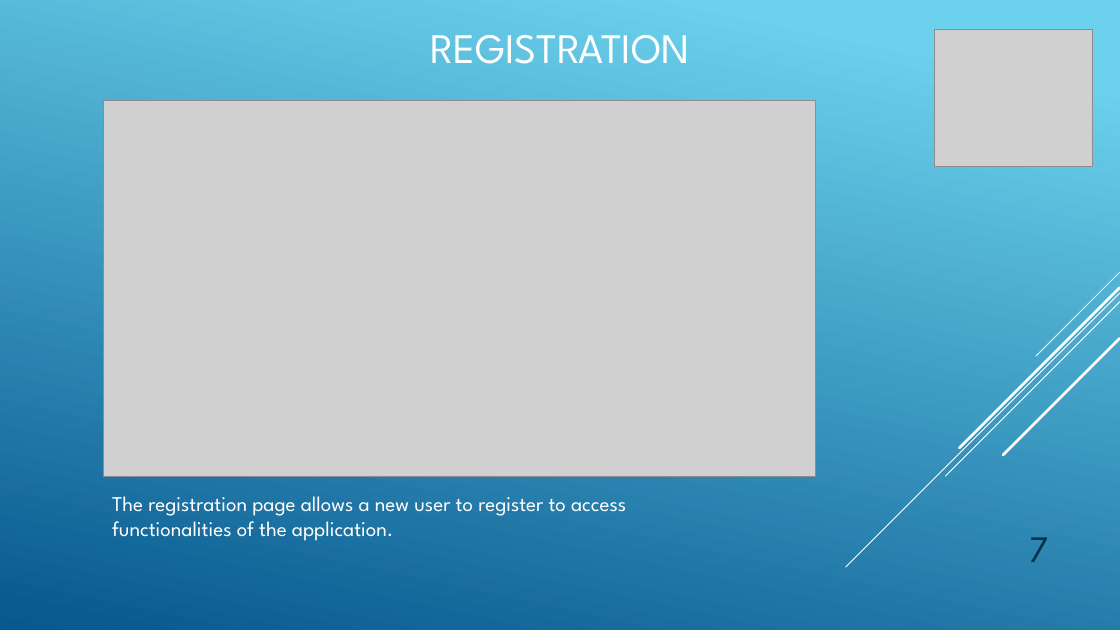
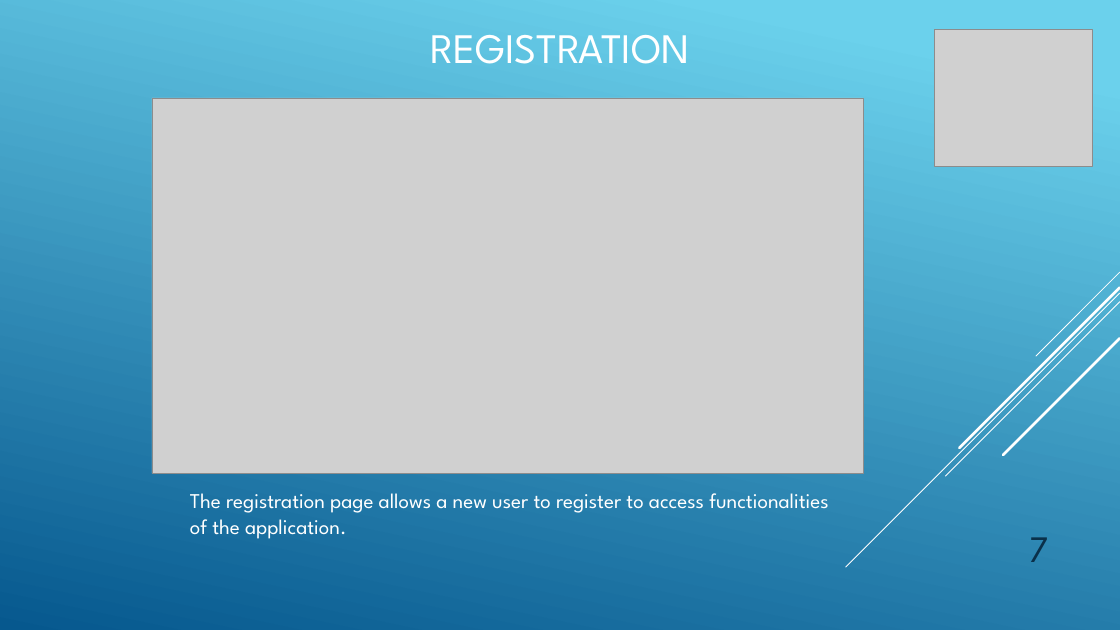
Before and after one commit to abarny/PTDawinSujet13, a slide deck: slide 7 of TeamShare.pptx. Drawn at 1120x630 pixels with LibreOffice and Linux fonts; fonts in the diff are those of the drawing; grey boxes stand for pictures. Boxes give left, top, right and bottom in pixels: in the first picture for what was removed or moved away, otherwise in the second. Text is boxed around its words. In the diff, an @@ line names an element or a change of style, - is before the commit and + after.

```diff
--- a/TeamShare.pptx
+++ b/TeamShare.pptx
@@ picture: place and size @@
-picture at [104,101,816,476]
+picture at [152,98,864,474]
@@ text "The registration page allows a ..." rewrapped from [112,496,626,541] to [190,493,829,539] @@
```
Also in this commit, not shown: 1 other slide changed.
